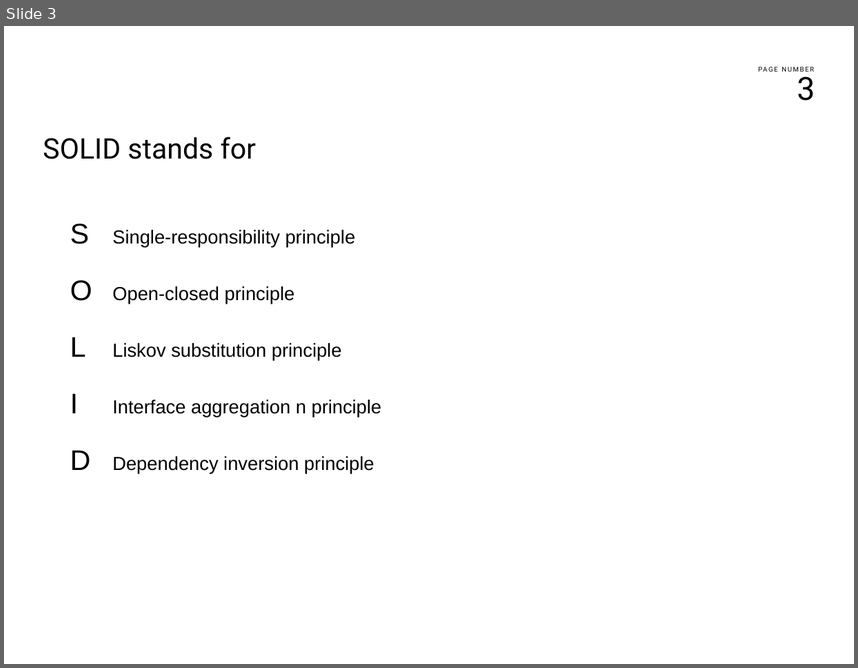
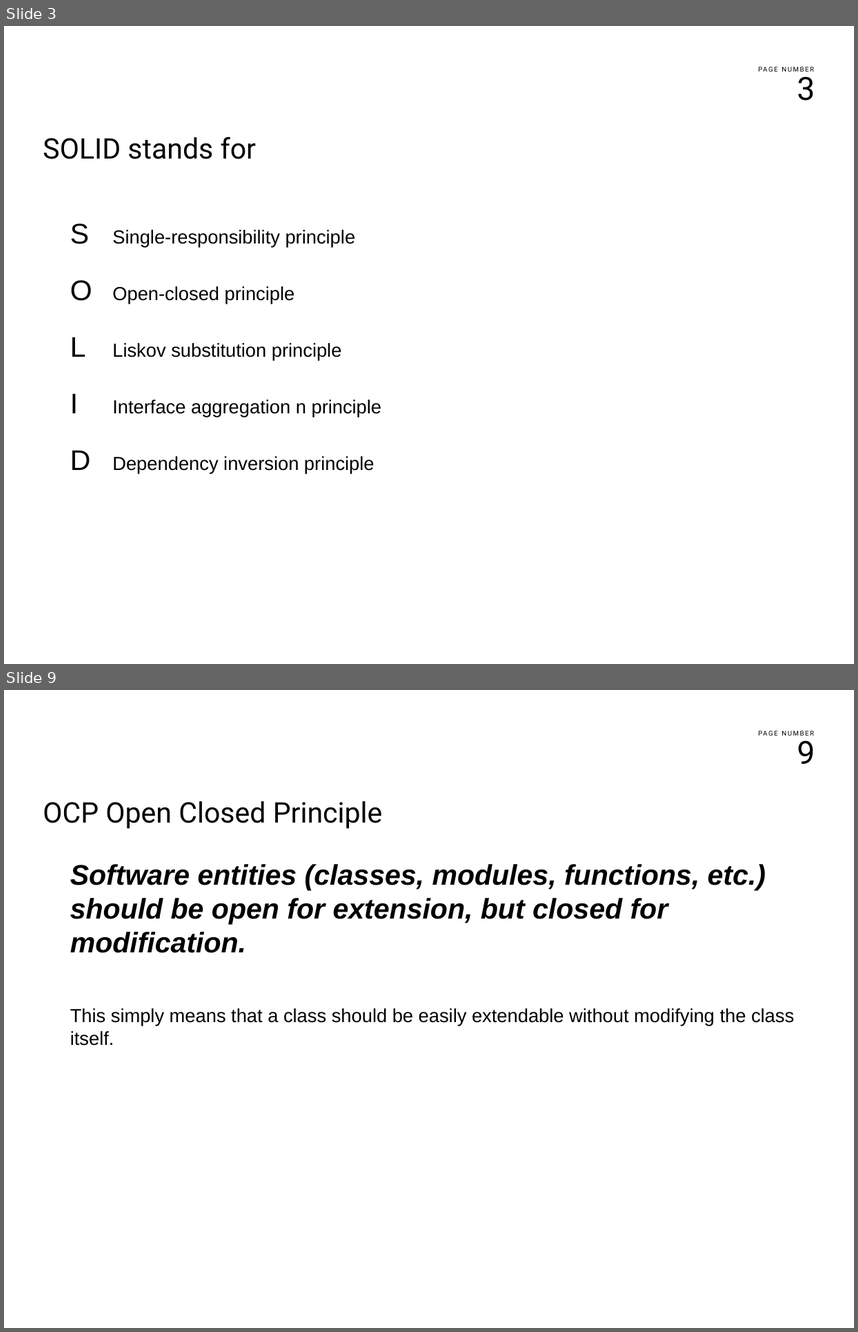
Before and after one commit to franco-melandri/SOLID, a slide deck: docs/solid.pptx. Shown one above the other, each under a label of ours: slide 3 before the commit, slides 3 and 9 after it; the slides between them are not shown. The pictures are 858x668 and 858x1332 pixels, drawn with LibreOffice and Linux fonts; fonts in the diff are those of the drawing; background and template pictures are left out. Boxes give left, top, right and bottom in pixels: in the first picture for what was removed or moved away, otherwise in the second. Text is boxed around its words. In the diff, an @@ line names an element or a change of style, - is before the commit and + after.

```diff
--- a/docs/solid.pptx
+++ b/docs/solid.pptx
@@ slide 9 added at (x1=4, y1=690, x2=854, y2=1328), background #FFFFFF; not listed: 2 template elements that a slide beside it also shows @@
@@ text added at (x1=43, y1=801, x2=383, y2=829), 24 pt, text #000000 @@
+OCP Open Closed Principle
@@ text added at (x1=70, y1=864, x2=794, y2=1045), 24 pt, text #000000, bold, italic @@
+Software entities (classes, modules, functions, etc.) should be open for extension, but closed for modification.
+This simply means that a class should be easily extendable without modifying the class itself.
```
Also in this commit, not shown: 4 slides changed, 4 other slides added, 6 other files.
